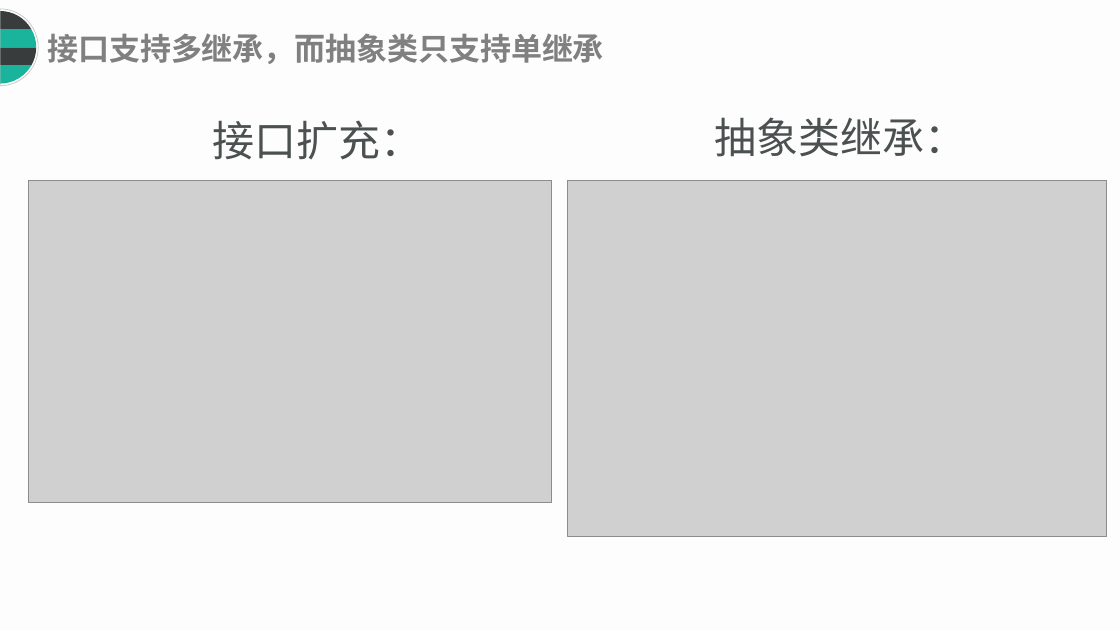
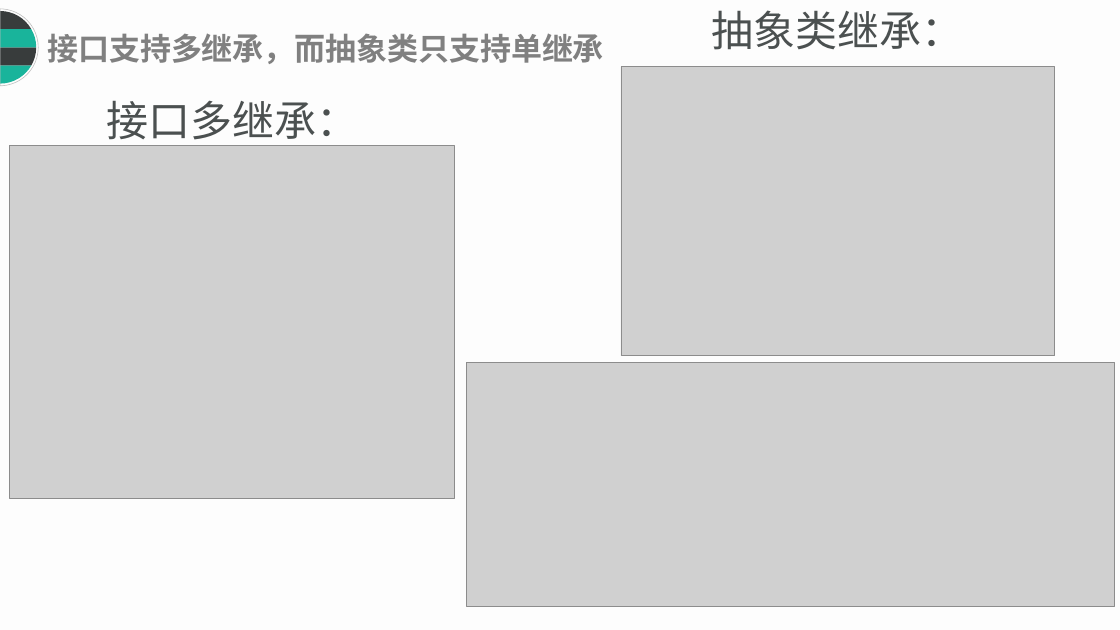
Before and after one commit to Maojiao/PRD, a slide deck: slide 30 of 渔乐生活/受控文档/翻转课堂/翻转课堂UML1.pptx (slide 29 before the commit). Drawn at 1120x630 pixels with LibreOffice and Linux fonts; fonts in the diff are those of the drawing; grey boxes stand for pictures. Boxes give left, top, right and bottom in pixels: in the first picture for what was removed or moved away, otherwise in the second. Text is boxed around its words. In the diff, an @@ line names an element or a change of style, - is before the commit and + after.

Commit message:
update_翻转课堂UML1_v0.3.1

```diff
--- a/渔乐生活/受控文档/翻转课堂/翻转课堂UML1.pptx
+++ b/渔乐生活/受控文档/翻转课堂/翻转课堂UML1.pptx
@@ text "抽象类继承：": place and size @@
-text "抽象类继承：" at (715,117,967,157)
+text "抽象类继承：" at (712,10,964,50)
@@ picture added at (621,66,1054,355) @@
@@ text at (106,100,358,147): text changed @@
-接口扩充：
+接口多继承：
@@ picture: place and size @@
-picture at (29,180,552,502)
+picture at (10,145,455,498)
@@ picture removed at (568,180,1107,537) @@
@@ picture added at (467,362,1115,606) @@
```
Also in this commit, not shown: 1 slide added.
